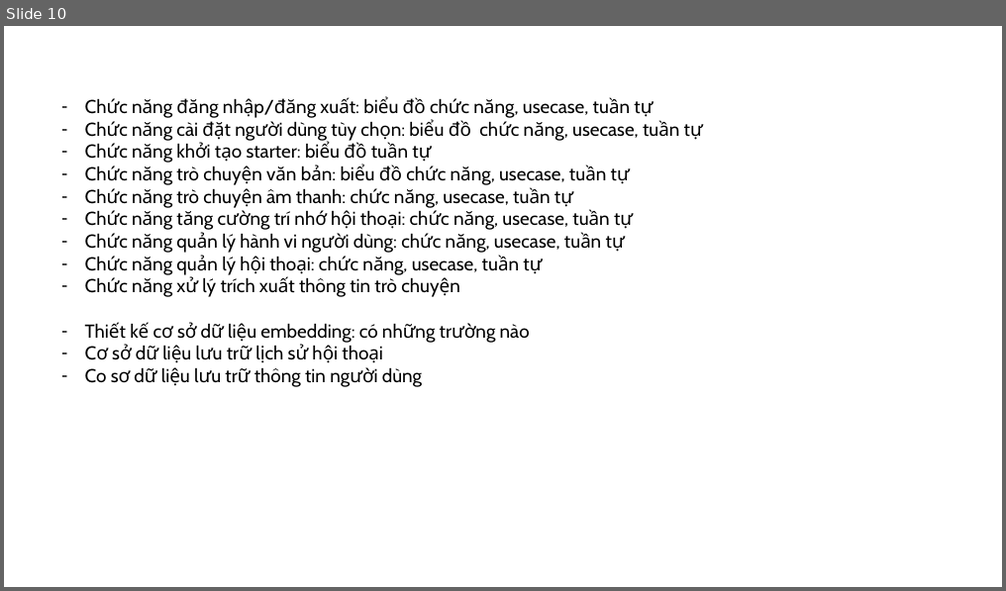
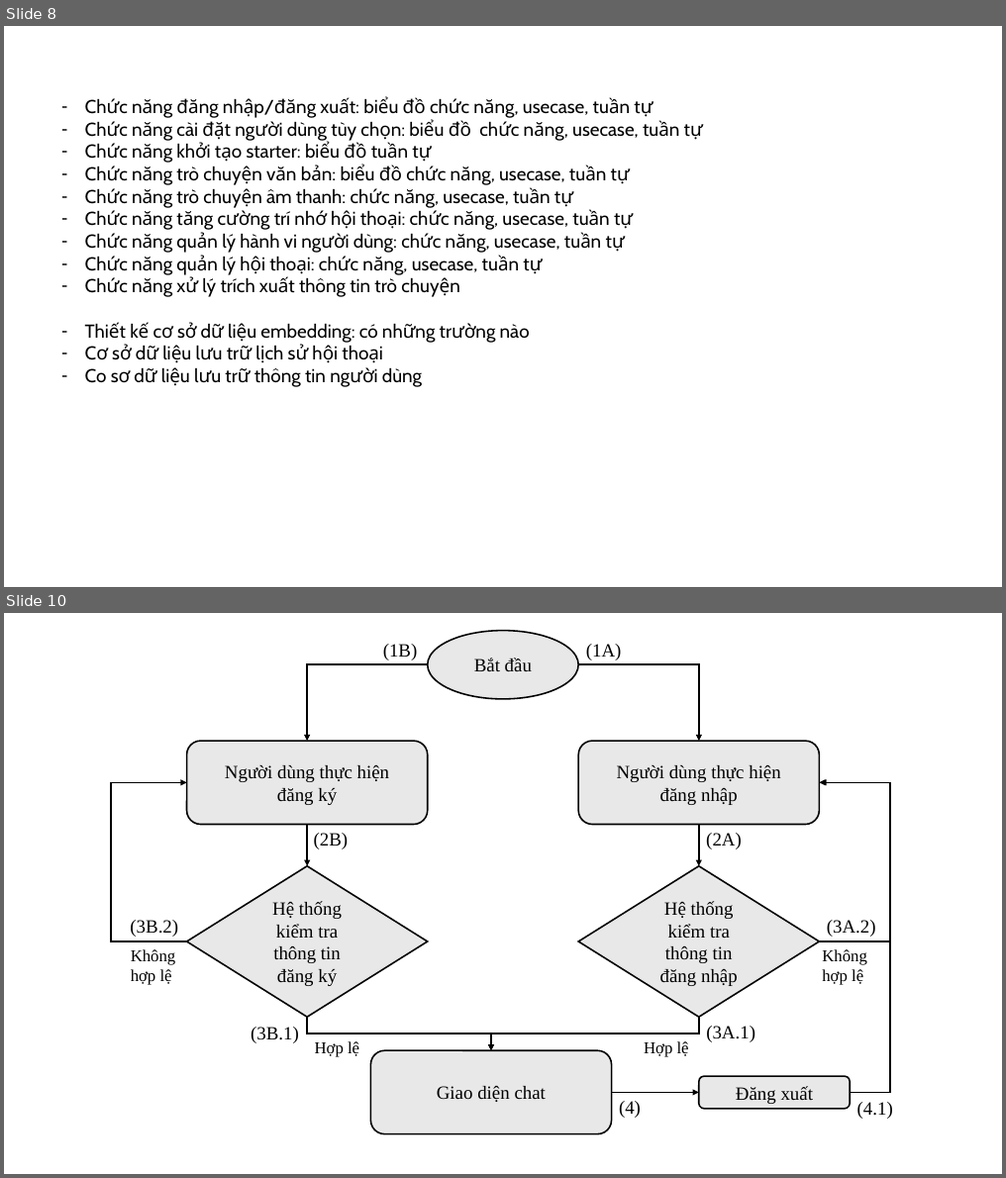
Before and after one commit to ngovanuc/Vietnamese_History_Chatbot, a slide deck: documents/hinh_ve_trong_cao_cao_do_an.pptx. Shown one above the other, each under a label of ours: slide 10 before the commit, slides 8 and 10 after it; the slides between them are not shown. The pictures are 1006x591 and 1006x1178 pixels, drawn with LibreOffice and Linux fonts; fonts in the diff are those of the drawing. Boxes give left, top, right and bottom in pixels: in the first picture for what was removed or moved away, otherwise in the second. Text is boxed around its words. In the diff, an @@ line names an element or a change of style, - is before the commit and + after.

```diff
--- a/documents/hinh_ve_trong_cao_cao_do_an.pptx
+++ b/documents/hinh_ve_trong_cao_cao_do_an.pptx
@@ slide 10 added at [4,613,1002,1174], background #FFFFFF @@
@@ ellipse added at [428,630,579,699], fill #E8E8E8, outline #000000 1.5 pt, 18 pt, text #000000 @@
+Bắt đầu
@@ elbow arrow added from (428, 664) to (307, 741), #000000 1.5 pt @@
@@ text added at [383,644,418,661], 18 pt, text #000000 @@
+(1B)
@@ elbow arrow added from (578, 664) to (699, 741), #000000 1.5 pt @@
@@ text added at [586,644,622,661], 18 pt, text #000000 @@
+(1A)
@@ rounded rectangle added at [187,741,428,825], fill #E8E8E8, outline #000000 1.5 pt, 18 pt, text #000000 @@
+Người dùng thực hiện
+đăng ký
@@ rounded rectangle added at [578,741,819,825], fill #E8E8E8, outline #000000 1.5 pt, 18 pt, text #000000 @@
+Người dùng thực hiện
+đăng nhập
@@ elbow arrow added from (188, 942) to (187, 783), #000000 1.5 pt @@
@@ elbow arrow added from (819, 942) to (821, 783), #000000 1.5 pt @@
@@ elbow arrow added from (849, 1093) to (819, 783), #000000 1.5 pt @@
@@ arrow added from (307, 824) to (307, 866), #000000 1.5 pt @@
@@ text added at [314,833,349,850], 18 pt, text #000000 @@
+(2B)
@@ arrow added from (699, 824) to (699, 866), #000000 1.5 pt @@
@@ text added at [706,833,742,850], 18 pt, text #000000 @@
+(2A)
@@ diamond added at [187,866,428,1017], fill #E8E8E8, outline #000000 1.5 pt, 18 pt, text #000000 @@
+Hệ thống kiểm tra thông tin đăng ký
@@ diamond added at [578,866,819,1017], fill #E8E8E8, outline #000000 1.5 pt, 18 pt, text #000000 @@
+Hệ thống kiểm tra thông tin đăng nhập
@@ text added at [130,920,178,937], 18 pt, text #000000 @@
+(3B.2)
@@ text added at [827,920,876,937], 18 pt, text #000000 @@
+(3A.2)
@@ text added at [131,950,176,985], 16 pt, text #000000 @@
+Không
+hợp lệ
@@ text added at [822,950,867,985], 16 pt, text #000000 @@
+Không
+hợp lệ
@@ text added at [251,1027,299,1044], 18 pt, text #000000 @@
+(3B.1)
@@ elbow arrow added from (307, 1017) to (491, 1051), #000000 1.5 pt @@
@@ elbow arrow added from (699, 1017) to (491, 1051), #000000 1.5 pt @@
@@ text added at [706,1026,755,1043], 18 pt, text #000000 @@
+(3A.1)
@@ text added at [315,1042,359,1058], 16 pt, text #000000 @@
+Hợp lệ
@@ rounded rectangle added at [371,1051,612,1135], fill #E8E8E8, outline #000000 1.5 pt, 18 pt, text #000000 @@
+Giao diện chat
@@ text added at [644,1042,689,1058], 16 pt, text #000000 @@
+Hợp lệ
@@ rounded rectangle added at [699,1076,849,1109], fill #E8E8E8, outline #000000 1.5 pt, 18 pt, text #000000 @@
+Đăng xuất
@@ arrow added from (612, 1093) to (699, 1093), #000000 1.5 pt @@
@@ text added at [619,1101,641,1118], 18 pt, text #000000 @@
+(4)
@@ text added at [857,1102,893,1119], 18 pt, text #000000 @@
+(4.1)
@@ what was slide 10 is now slide 8 @@
```
Also in this commit, not shown: 2 slides changed, 2 other slides added, 1 slide removed.
